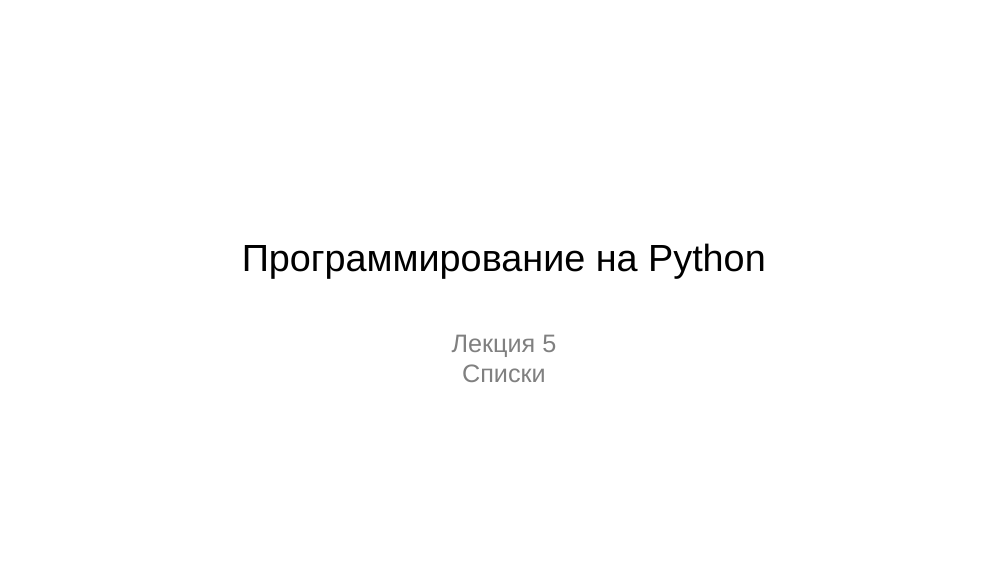
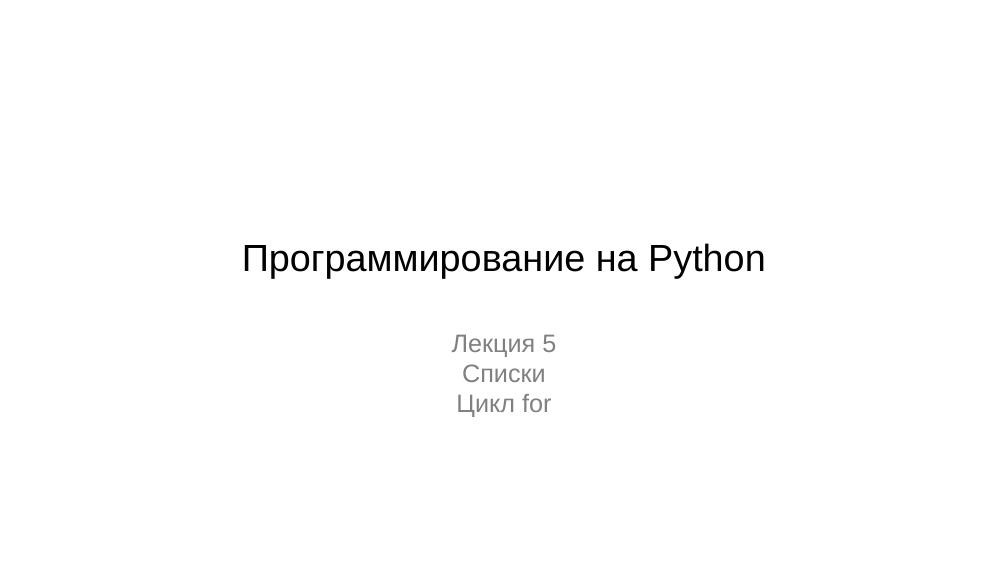
Before and after one commit to maxchv/LearnPython, a slide deck: slide 1 of week02/05.Lists.pptx. Drawn at 1008x567 pixels with LibreOffice and Linux fonts; fonts in the diff are those of the drawing. Boxes give left, top, right and bottom in pixels: in the first picture for what was removed or moved away, otherwise in the second. Text is boxed around its words. In the diff, an @@ line names an element or a change of style, - is before the commit and + after.

```diff
--- a/week02/05.Lists.pptx
+++ b/week02/05.Lists.pptx
@@ subtitle at box(456, 394, 551, 417): paragraph added @@
+Цикл for
```
Also in this commit, not shown: 4 other slides changed, 7 slides added, 1 other file.
